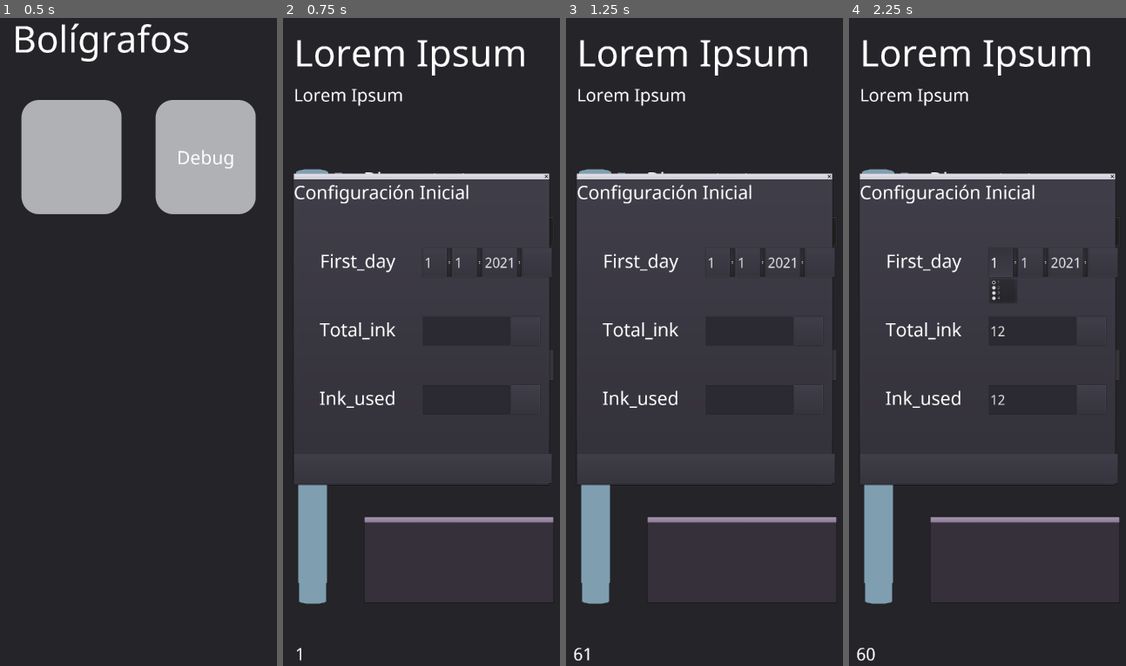
Above: before the commit, frames 1-4 (left to right).
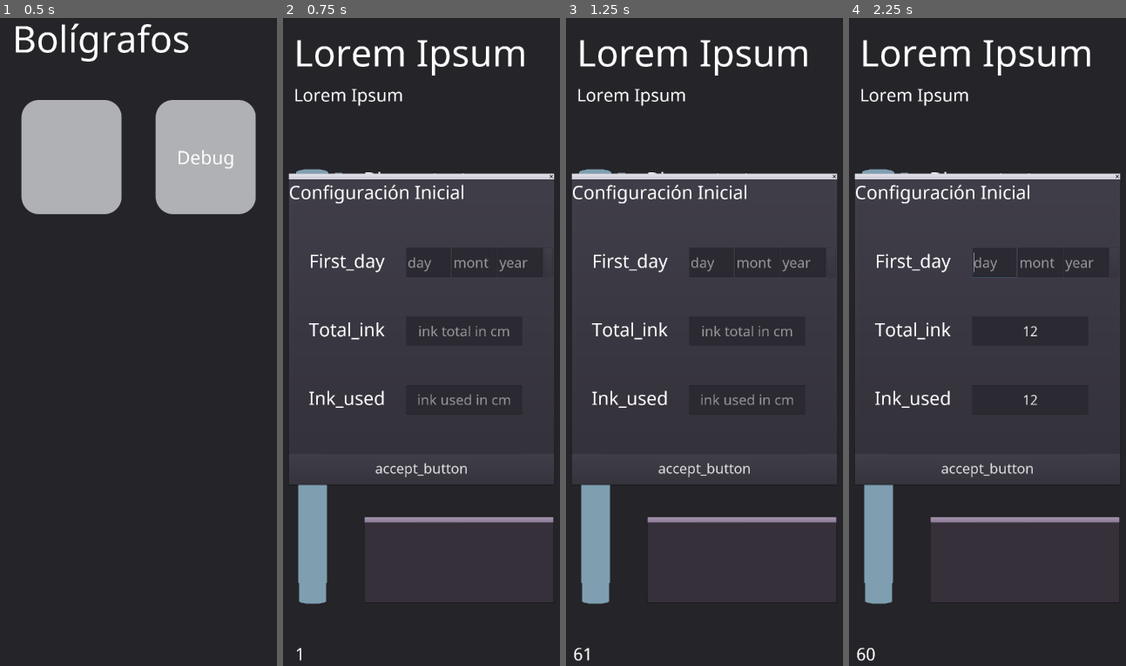
Above: after the commit, the same moments.

Repository: HugoPlacer/Project-Ink
Game: Godot game, scene res://MainMenu.tscn
Two runs of this game, one before a commit and one after it. Both use one fixed random seed, a clock stepped at 60 frames per second and the inputs below.
Inputs (mouse positions are in pixels of both pictures, inside the frame that each line leads up to):
- Up to frame 1 (0.5 s): no input
- Up to frame 2 (0.75 s): click (355, 154) at 0.5 s
- Up to frame 3 (1.25 s): no input
- Up to frame 4 (2.25 s): click (1031, 329) at 1.27 s; type "12" at 1.35 s; click (1031, 400) at 1.5 s; type "12" at 1.58 s; click (1004, 264) at 2 s, where only the run before the commit has a clickable "1"

Frame 1 is identical in both runs. In frame 2, 3.6% of the frame differs, in the area x 1-99%, y 23-73%; in frame 3, 3.6%; in frame 4, 3.5%.

Commit message:
Welcome menu
lógica acabada

Diff:
--- a/BluePen.tscn
+++ b/BluePen.tscn
@@ -222,10 +222,14 @@
 
 [node name="WelcomeDialog" type="WindowDialog" parent="Control"]
 visible = true
-margin_left = 100.0
-margin_top = 697.0
-margin_right = 980.0
-margin_bottom = 1747.0
+anchor_left = 0.5
+anchor_top = 0.5
+anchor_right = 0.5
+anchor_bottom = 0.5
+margin_left = -457.0
+margin_top = -525.0
+margin_right = 457.0
+margin_bottom = 525.0
 __meta__ = {
 "_edit_use_anchors_": false
 }
@@ -233,7 +237,6 @@
 [node name="VBoxContainer" type="VBoxContainer" parent="Control/WelcomeDialog"]
 anchor_right = 1.0
 anchor_bottom = 1.0
-margin_right = 9.0
 margin_bottom = -6.0
 custom_constants/separation = 136
 __meta__ = {
@@ -241,7 +244,7 @@
 }
 
 [node name="Label" type="Label" parent="Control/WelcomeDialog/VBoxContainer"]
-margin_right = 889.0
+margin_right = 914.0
 margin_bottom = 100.0
 rect_min_size = Vector2( 0, 100 )
 custom_fonts/font = ExtResource( 4 )
@@ -252,128 +255,110 @@
 
 [node name="First_day" type="HBoxContainer" parent="Control/WelcomeDialog/VBoxContainer"]
 margin_top = 236.0
-margin_right = 889.0
+margin_right = 914.0
 margin_bottom = 336.0
 rect_min_size = Vector2( 0, 100 )
 
 [node name="Label" type="Label" parent="Control/WelcomeDialog/VBoxContainer/First_day"]
-margin_right = 440.0
-margin_bottom = 100.0
-rect_min_size = Vector2( 440, 100 )
+margin_right = 400.0
+margin_bottom = 100.0
+rect_min_size = Vector2( 400, 100 )
 custom_fonts/font = ExtResource( 4 )
 text = "First_day"
 align = 1
 
-[node name="OptionButton" type="OptionButton" parent="Control/WelcomeDialog/VBoxContainer/First_day"]
-margin_left = 444.0
-margin_right = 544.0
-margin_bottom = 100.0
-rect_min_size = Vector2( 100, 100 )
-custom_fonts/font = ExtResource( 6 )
-text = "1"
-items = [ "1", null, false, 1, null, "2", null, false, 2, null, "3", null, false, 3, null, "4", null, false, 4, null ]
-selected = 0
-
-[node name="OptionButton2" type="OptionButton" parent="Control/WelcomeDialog/VBoxContainer/First_day"]
-margin_left = 548.0
-margin_right = 648.0
-margin_bottom = 100.0
-rect_min_size = Vector2( 100, 100 )
-custom_fonts/font = ExtResource( 6 )
-text = "1"
-items = [ "1", null, false, 1, null, "2", null, false, 2, null, "3", null, false, 3, null ]
-selected = 0
-
-[node name="OptionButton3" type="OptionButton" parent="Control/WelcomeDialog/VBoxContainer/First_day"]
-margin_left = 652.0
-margin_right = 785.0
-margin_bottom = 100.0
-rect_min_size = Vector2( 100, 100 )
-custom_fonts/font = ExtResource( 6 )
-text = "2021"
-items = [ "2021", null, false, 2021, null, "2022", null, false, 2022, null ]
-selected = 0
-
-[node name="Button" type="Button" parent="Control/WelcomeDialog/VBoxContainer/First_day"]
-margin_left = 789.0
-margin_right = 889.0
-margin_bottom = 100.0
-rect_min_size = Vector2( 100, 100 )
+[node name="day" type="LineEdit" parent="Control/WelcomeDialog/VBoxContainer/First_day"]
+margin_left = 404.0
+margin_right = 558.0
+margin_bottom = 100.0
+rect_min_size = Vector2( 133, 100 )
+custom_fonts/font = ExtResource( 6 )
+placeholder_text = "day"
+
+[node name="month" type="LineEdit" parent="Control/WelcomeDialog/VBoxContainer/First_day"]
+margin_left = 562.0
+margin_right = 716.0
+margin_bottom = 100.0
+rect_min_size = Vector2( 133, 100 )
+custom_fonts/font = ExtResource( 6 )
+placeholder_text = "month"
+
+[node name="year" type="LineEdit" parent="Control/WelcomeDialog/VBoxContainer/First_day"]
+margin_left = 720.0
+margin_right = 874.0
+margin_bottom = 100.0
+rect_min_size = Vector2( 133, 100 )
+custom_fonts/font = ExtResource( 6 )
+placeholder_text = "year"
+
+[node name="today" type="Button" parent="Control/WelcomeDialog/VBoxContainer/First_day"]
+margin_left = 878.0
+margin_right = 908.0
+margin_bottom = 100.0
+rect_min_size = Vector2( 30, 100 )
 __meta__ = {
 "_edit_use_anchors_": false
 }
 
 [node name="Total_ink" type="HBoxContainer" parent="Control/WelcomeDialog/VBoxContainer"]
 margin_top = 472.0
-margin_right = 889.0
+margin_right = 914.0
 margin_bottom = 572.0
 rect_min_size = Vector2( 0, 100 )
 
 [node name="Label" type="Label" parent="Control/WelcomeDialog/VBoxContainer/Total_ink"]
-margin_right = 440.0
-margin_bottom = 100.0
-rect_min_size = Vector2( 440, 100 )
+margin_right = 400.0
+margin_bottom = 100.0
+rect_min_size = Vector2( 400, 100 )
 custom_fonts/font = ExtResource( 4 )
 text = "Total_ink"
 align = 1
 
 [node name="total_camp" type="LineEdit" parent="Control/WelcomeDialog/VBoxContainer/Total_ink"]
-margin_left = 444.0
-margin_right = 744.0
-margin_bottom = 100.0
-rect_min_size = Vector2( 300, 100 )
-custom_fonts/font = ExtResource( 6 )
-__meta__ = {
-"_edit_use_anchors_": false
-}
-
-[node name="Button" type="Button" parent="Control/WelcomeDialog/VBoxContainer/Total_ink"]
-margin_left = 748.0
-margin_right = 848.0
-margin_bottom = 100.0
-rect_min_size = Vector2( 100, 100 )
+margin_left = 404.0
+margin_right = 804.0
+margin_bottom = 100.0
+rect_min_size = Vector2( 400, 100 )
+custom_fonts/font = ExtResource( 6 )
+align = 1
+placeholder_text = "ink total in cm"
 __meta__ = {
 "_edit_use_anchors_": false
 }
 
 [node name="Ink_used" type="HBoxContainer" parent="Control/WelcomeDialog/VBoxContainer"]
 margin_top = 708.0
-margin_right = 889.0
+margin_right = 914.0
 margin_bottom = 808.0
 rect_min_size = Vector2( 0, 100 )
 
 [node name="Label" type="Label" parent="Control/WelcomeDialog/VBoxContainer/Ink_used"]
-margin_right = 440.0
-margin_bottom = 100.0
-rect_min_size = Vector2( 440, 100 )
+margin_right = 400.0
+margin_bottom = 100.0
+rect_min_size = Vector2( 400, 100 )
 custom_fonts/font = ExtResource( 4 )
 text = "Ink_used"
 align = 1
 
 [node name="used_camp" type="LineEdit" parent="Control/WelcomeDialog/VBoxContainer/Ink_used"]
-margin_left = 444.0
-margin_right = 744.0
-margin_bottom = 100.0
-rect_min_size = Vector2( 300, 100 )
-custom_fonts/font = ExtResource( 6 )
-__meta__ = {
-"_edit_use_anchors_": false
-}
-
-[node name="Button" type="Button" parent="Control/WelcomeDialog/VBoxContainer/Ink_used"]
-margin_left = 748.0
-margin_right = 848.0
-margin_bottom = 100.0
-rect_min_size = Vector2( 100, 100 )
-__meta__ = {
-"_edit_use_anchors_": false
-}
-
-[node name="Button" type="Button" parent="Control/WelcomeDialog/VBoxContainer"]
+margin_left = 404.0
+margin_right = 804.0
+margin_bottom = 100.0
+rect_min_size = Vector2( 400, 100 )
+custom_fonts/font = ExtResource( 6 )
+align = 1
+placeholder_text = "ink used in cm"
+__meta__ = {
+"_edit_use_anchors_": false
+}
+
+[node name="accept_button" type="Button" parent="Control/WelcomeDialog/VBoxContainer"]
 margin_top = 944.0
-margin_right = 889.0
+margin_right = 914.0
 margin_bottom = 1044.0
 rect_min_size = Vector2( 300, 100 )
-
-[connection signal="text_entered" from="Control/WelcomeDialog/VBoxContainer/Total_ink/total_camp" to="Control" method="_on_total_camp_text_entered"]
-[connection signal="text_entered" from="Control/WelcomeDialog/VBoxContainer/Ink_used/used_camp" to="Control" method="_on_used_camp_text_entered"]
+custom_fonts/font = ExtResource( 6 )
+text = "accept_button"
+
+[connection signal="pressed" from="Control/WelcomeDialog/VBoxContainer/First_day/today" to="Control" method="_on_today_pressed"]
+[connection signal="pressed" from="Control/WelcomeDialog/VBoxContainer/accept_button" to="Control" method="_on_accept_button_pressed"]
--- a/Control.gd
+++ b/Control.gd
@@ -32,6 +32,8 @@
 func _ready():
 	get_tree().set_quit_on_go_back(false)
 	load_day()
+	print(savedata)
+	#welcome_window()
 	#date.hash = 15893849433232522
 
 	if date.hash() != savedata["date"].hash():
@@ -141,11 +143,32 @@
 		_on_Back_pressed()
 
 
-func _on_used_camp_text_entered(new_text):
-	ink_used = float(new_text)
+func _on_accept_button_pressed():
+	var totalcamp = $WelcomeDialog/VBoxContainer/Total_ink/total_camp
+	var usedcamp = $WelcomeDialog/VBoxContainer/Ink_used/used_camp
+	var daycamp = $WelcomeDialog/VBoxContainer/First_day/day
+	var monthcamp = $WelcomeDialog/VBoxContainer/First_day/month
+	var yearcamp = $WelcomeDialog/VBoxContainer/First_day/year
+
+	ink_total = float(totalcamp.text)
+	ink_used = float(usedcamp.text)
+	first_day["day"] = float(daycamp.text)
+	first_day["month"] = float(monthcamp.text)
+	first_day["year"] = float(yearcamp.text)
+
+	print (ink_total)
 	print (ink_used)
+	print (first_day)
+
+	#$WelcomeDialog.NOTIFICATION_POPUP_HIDE #no se porque no se cierra
+	$WelcomeDialog.hide()
 
 
-func _on_total_camp_text_entered(new_text):
-	ink_total = float(new_text)
-	print (ink_total)
+func _on_today_pressed():
+	var daycamp = $WelcomeDialog/VBoxContainer/First_day/day
+	var monthcamp = $WelcomeDialog/VBoxContainer/First_day/month
+	var yearcamp = $WelcomeDialog/VBoxContainer/First_day/year
+
+	daycamp.text = str(date["day"])
+	monthcamp.text = str(date["month"])
+	yearcamp.text = str(date["year"])
--- a/project.godot
+++ b/project.godot
@@ -24,6 +24,14 @@
 window/stretch/mode="viewport"
 window/stretch/aspect="expand"
 
+[input]
+
+Enter={
+"deadzone": 0.5,
+"events": [ Object(InputEventKey,"resource_local_to_scene":false,"resource_name":"","device":0,"alt":false,"shift":false,"control":false,"meta":false,"command":false,"pressed":false,"scancode":16777221,"unicode":0,"echo":false,"script":null)
+ ]
+}
+
 [physics]
 
 common/enable_pause_aware_picking=true
